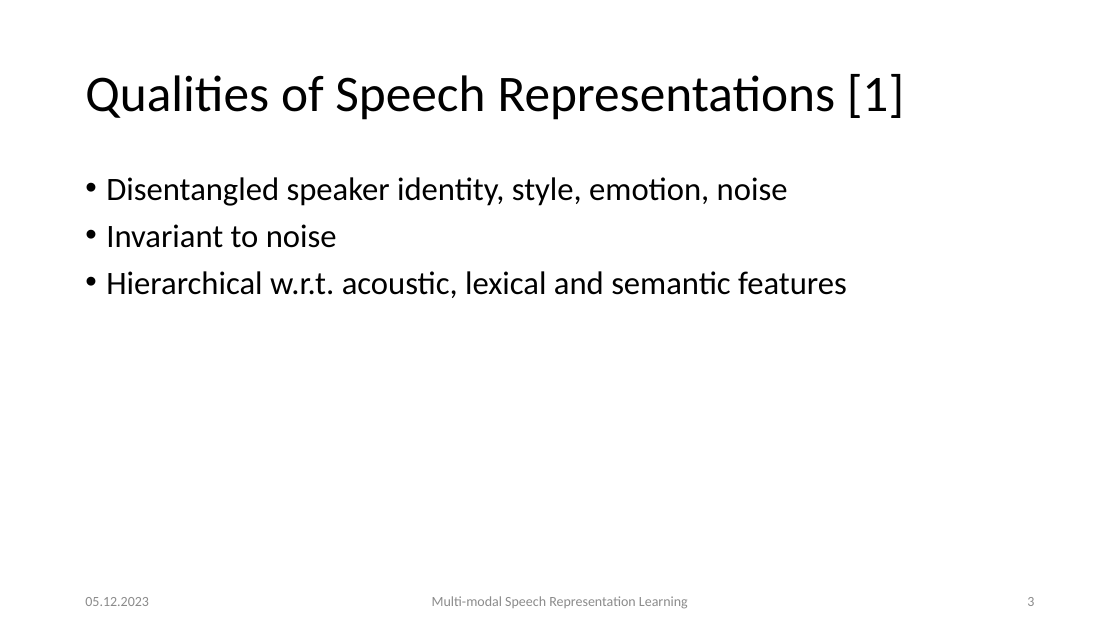
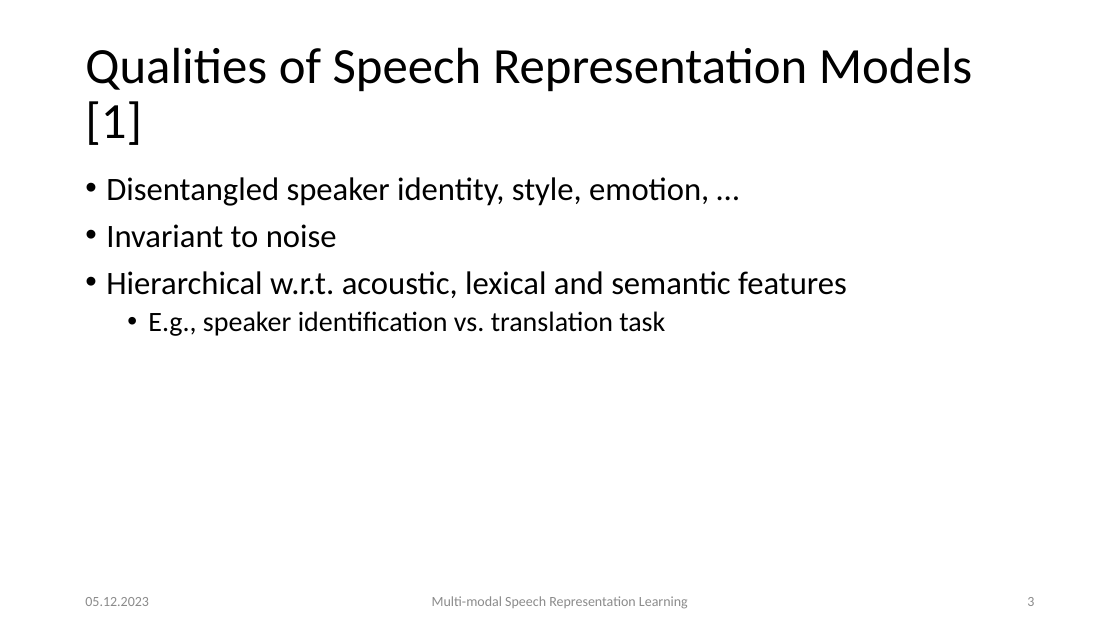
Before and after one commit to carlos-schmidt/nn-seminar, a slide deck: slide 3 of presentation.pptx. Drawn at 1120x630 pixels with LibreOffice and Linux fonts; fonts in the diff are those of the drawing. Boxes give left, top, right and bottom in pixels: in the first picture for what was removed or moved away, otherwise in the second. Text is boxed around its words. In the diff, an @@ line names an element or a change of style, - is before the commit and + after.

```diff
--- a/presentation.pptx
+++ b/presentation.pptx
@@ title at box(85, 47, 973, 145): text changed; size 44 to 43.5 pt @@
-Qualities of Speech Representations [1]
+Qualities of Speech Representation Models [1]
@@ text at box(106, 177, 709, 206): text changed @@
-• Disentangled speaker identity, style, emotion, noise
+• Disentangled speaker identity, style, emotion, …
@@ text at box(148, 311, 665, 336): paragraph added @@
+  • E.g., speaker identification vs. translation task
```
Also in this commit, not shown: 13 other slides changed, 3 slides added.
